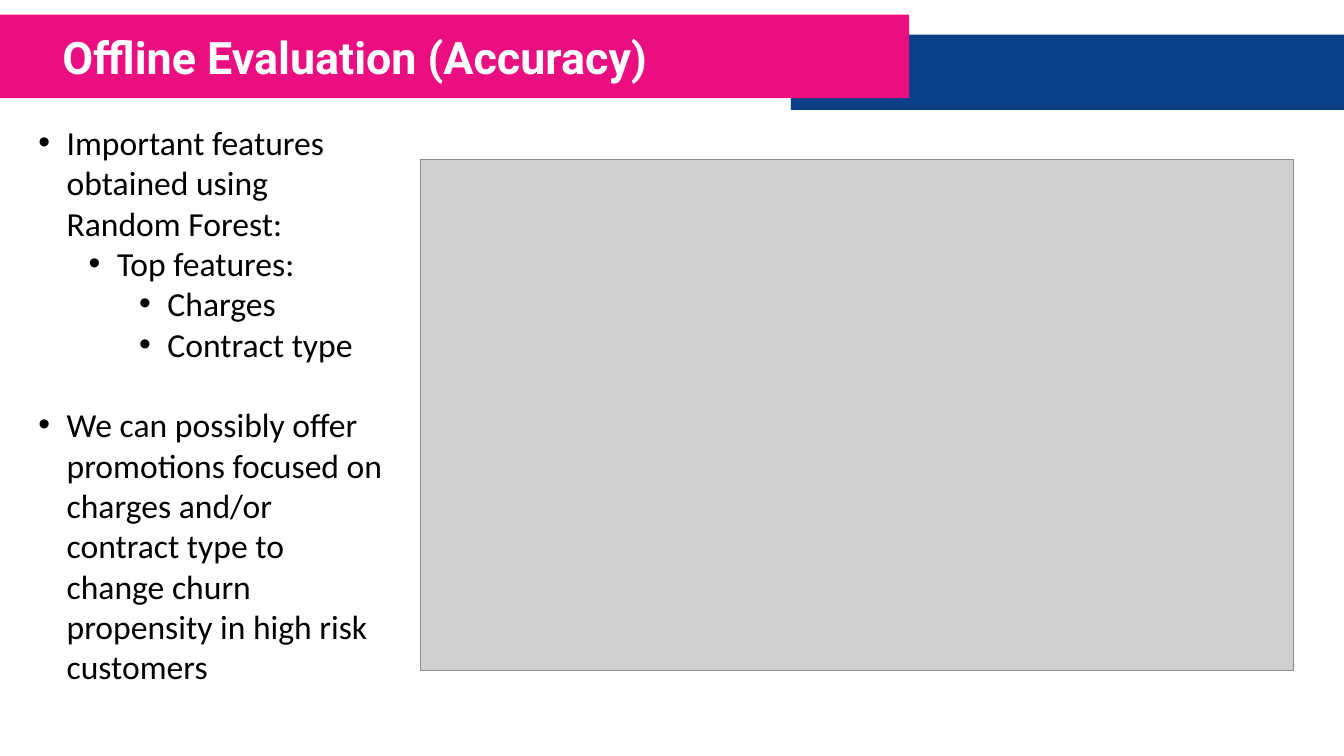
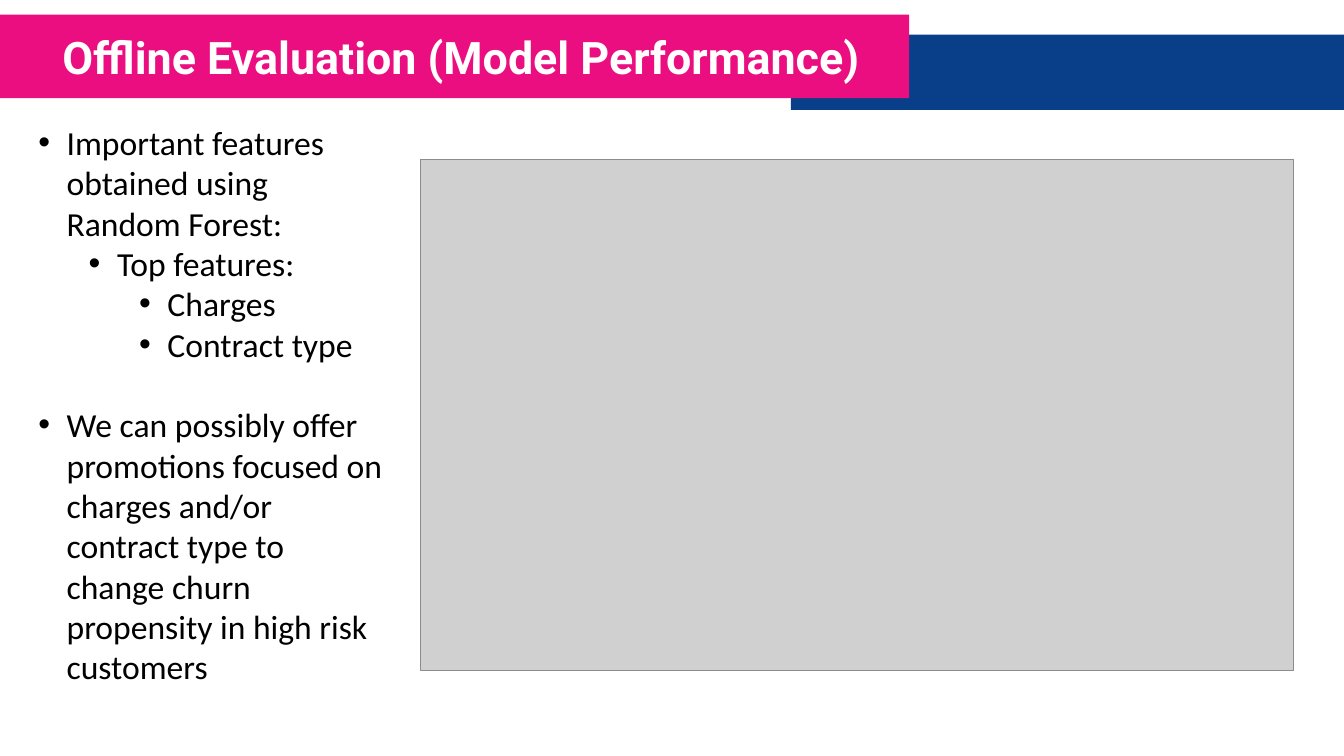
Before and after one commit to FarhadZafari/customer-churn-analysis, a slide deck: slide 10 of Presentation.pptx. Drawn at 1344x756 pixels with LibreOffice and Linux fonts; fonts in the diff are those of the drawing; grey boxes stand for pictures. Boxes give left, top, right and bottom in pixels: in the first picture for what was removed or moved away, otherwise in the second. Text is boxed around its words. In the diff, an @@ line names an element or a change of style, - is before the commit and + after.

```diff
--- a/Presentation.pptx
+++ b/Presentation.pptx
@@ text at (62,39,859,84): text changed @@
-Offline Evaluation (Accuracy)
+Offline Evaluation (Model Performance)
```
Also in this commit, not shown: 6 other slides changed.
